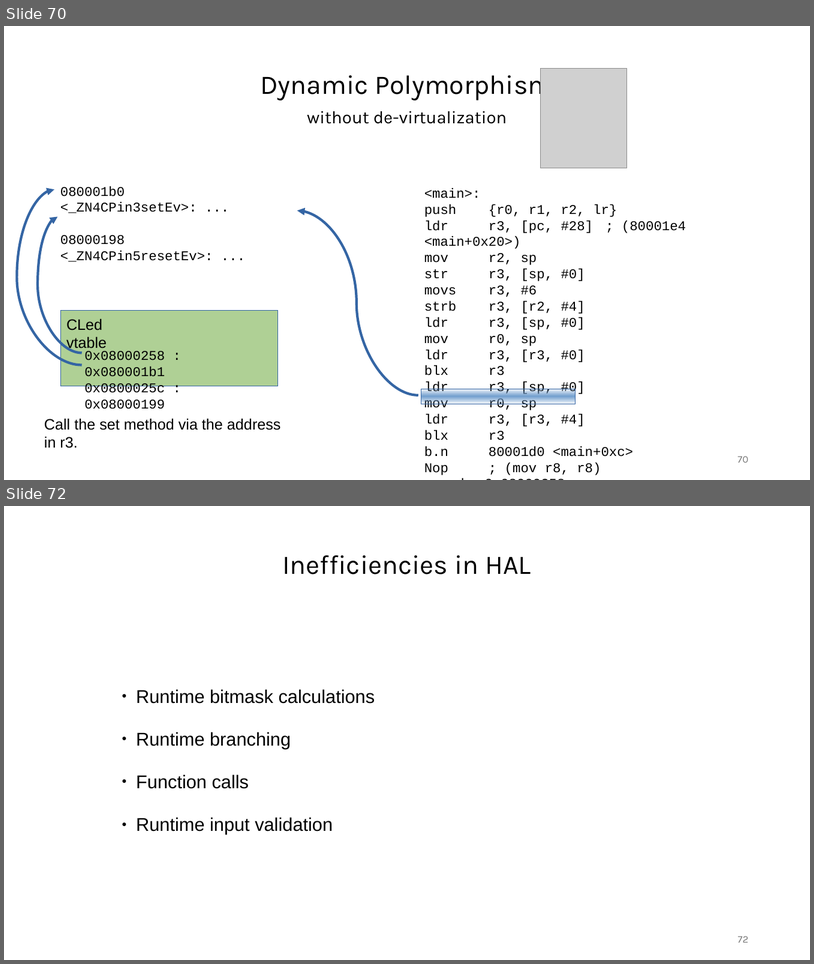
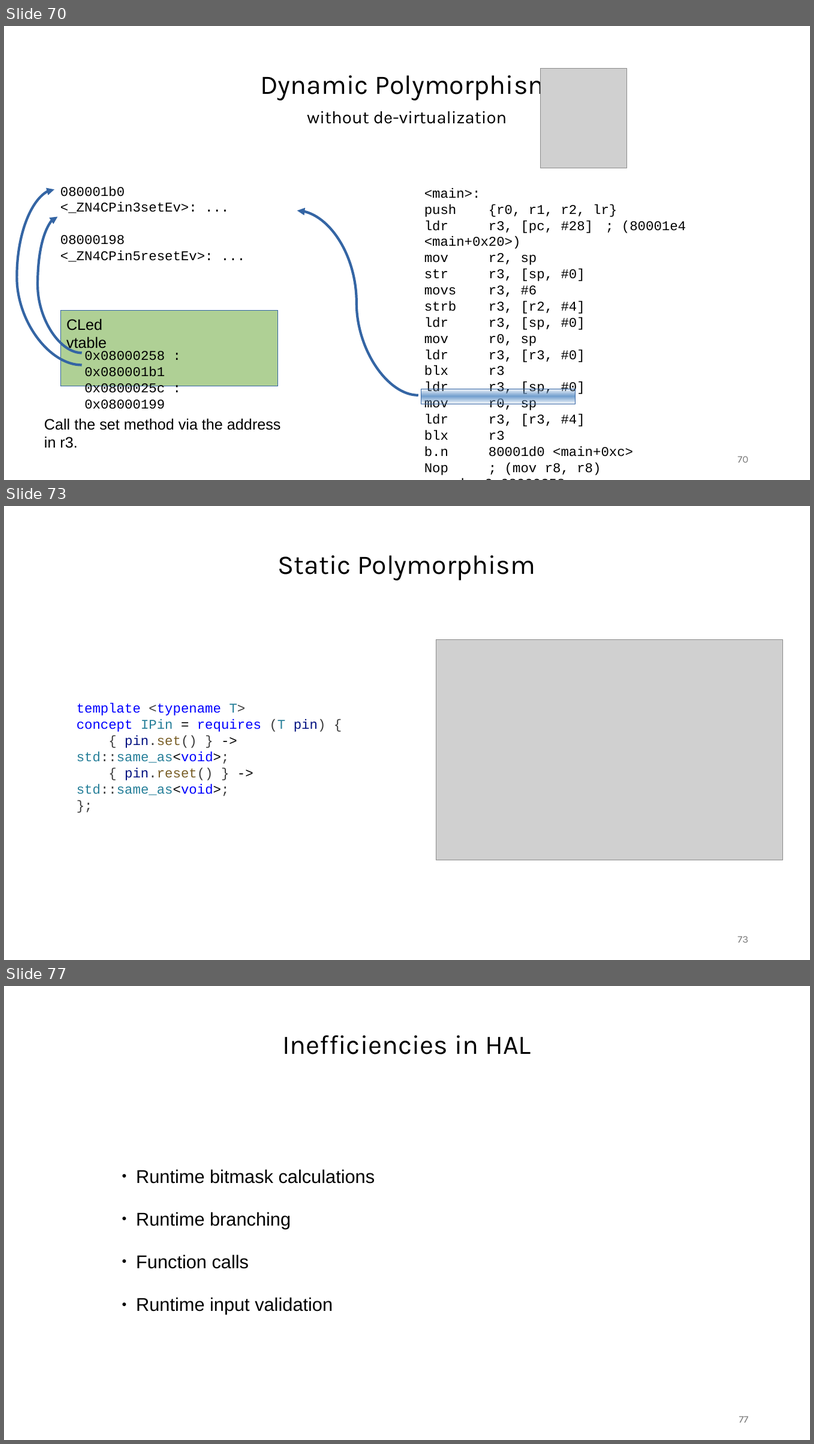
Before and after one commit to janos32783/cppcon_2024_cost_cpp_abstractions, a slide deck: presentation/cppcon.pptx. Shown one above the other, each under a label of ours: slides 70 and 72 before the commit, slides 70, 73 and 77 after it; the slides between them are not shown. The pictures are 814x964 and 814x1444 pixels, drawn with LibreOffice and Linux fonts; fonts in the diff are those of the drawing; grey boxes stand for pictures. Boxes give left, top, right and bottom in pixels: in the first picture for what was removed or moved away, otherwise in the second. Text is boxed around its words. In the diff, an @@ line names an element or a change of style, - is before the commit and + after.

Commit message:
done with static polymorphism for now

```diff
--- a/presentation/cppcon.pptx
+++ b/presentation/cppcon.pptx
@@ slide 73 added at <box>4,506,810,960</box>, background #FFFFFF @@
@@ text added at <box>278,555,536,580</box>, 32 pt, text #000000 @@
+Static Polymorphism
@@ picture added at <box>437,640,783,860</box> @@
@@ text added at <box>77,703,326,796</box>, 16 pt, text #0000FF @@
+template <typename T>
+concept IPin = requires (T pin) {
+{ pin.set() } -> std::same_as<void>;
+{ pin.reset() } -> std::same_as<void>;
+};
@@ page number added at <box>738,936,749,942</box>, 12 pt, text #787878 @@
+73
@@ what was slide 72 is now slide 77 @@
@@ page number at <box>740,1416,749,1422</box>: text changed @@
-72
+77
```
Also in this commit, not shown: 5 other slides added, 1 slide removed, 6 other files.
